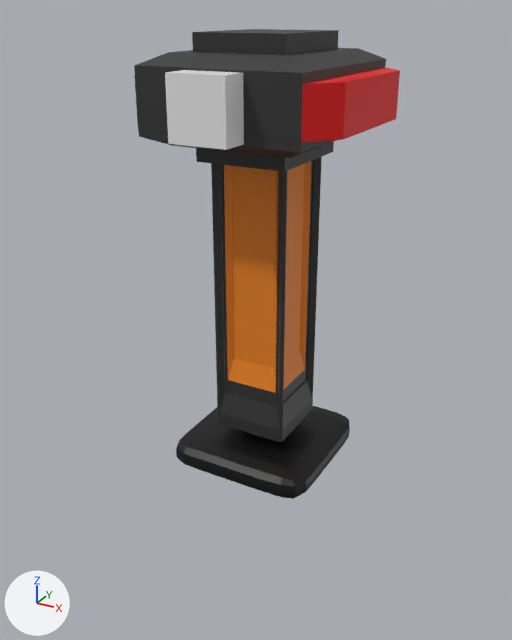
The FBX model Assets/EnemyModels/SecurityBot/SecurityLBot.fbx, before and after one commit.
One viewpoint serves both versions: a 50 mm lens placed at (2.02, -3.82, 2.14), pointed at (-0.01, -0.12, 0.29). The axes (+X, +Y, +Z) are drawn at lower left. The lights are the same throughout. Where no turn or scale is listed for an object, it has been applied to the vertices.

Before the edit, the objects in view are built like this:
```python
me_cube_001 = bpy.data.meshes.new('Cube.001')
me_cube_001.from_pydata(...)  # 140 vertices, 132 faces; spans x -0.25..0.25, y -0.25..0.25, z -1.4..1.23
# faces by material slot: [107, 25]
me_cube_001.materials.append(mat_material_001)  # black #313131
me_cube_001.materials.append(mat_material_005)  # orange #e7821c
me_cube_006 = bpy.data.meshes.new('Cube.006')
me_cube_006.from_pydata(...)  # 88 vertices, 74 faces; spans x -0.5..0.65, y -0.18..1.35, z -0.35..0.35
# faces by material slot: [52, 10, 12]
me_cube_006.materials.append(mat_material_001)  # black #313131
me_cube_006.materials.append(mat_material_002)  # red #e70000
me_cube_006.materials.append(mat_material_003)  # white #e7e7e7
me_mesh = bpy.data.meshes.new('Mesh')
me_mesh.from_pydata(...)  # 258 vertices, 256 faces; spans x -1.0..1.0, y -1.0..1.0, z -1.0..1.0
me_mesh.materials.append(mat_material_004)  # black #000000
ob_body = bpy.data.objects.new('Body', me_cube_001)
ob_body.location = (0.0, 0.0, 0.736)
ob_lasergun = bpy.data.objects.new('LaserGun', me_cube_006)
ob_lasergun.location = (0.0, -0.591, 1.67)
ob_wheels = bpy.data.objects.new('Wheels', me_mesh)
ob_wheels.location = (0.0, 0.0, -0.682)
ob_wheels.rotation_euler = (0.0, 0.0, -3.142)  # degrees (0, 0, -180)
ob_wheels.scale = (-0.5, -0.5, -0.0931)
```
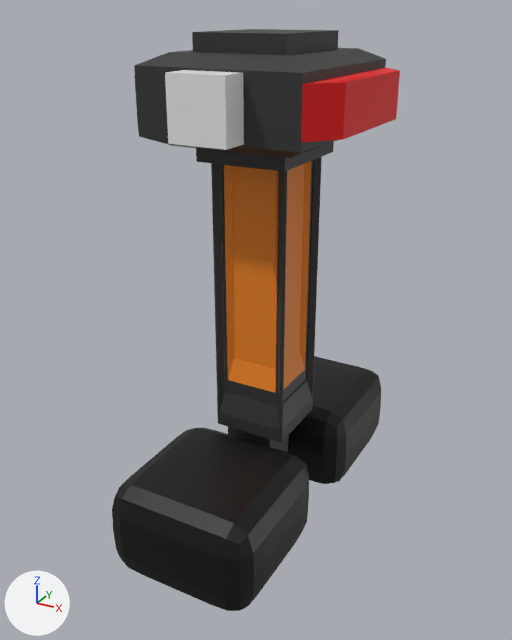
Changed parts and their boxes [x1, y1, x2, y2] in the pictures (512 x 640 px):
```json
{"object": "Wheels", "change": "moved, rescaled", "before": [176, 406, 350, 499], "after": [112, 428, 309, 611]}
{"object": "Wheels.001", "change": "added", "after": [228, 356, 381, 484], "on screen": "black"}
{"object": "Cube", "change": "added", "after": [272, 435, 289, 452]}
```

Edits to the scene script, one JSON object a line:
```json
{"op": "add", "block": "mat_material_006", "code": ["mat_material_006 = principled_material('Material.006')", "mat_material_006.base_color = (0.0, 0.0, 0.0)  # black #000000"]}
{"op": "add", "block": "me_mesh_001", "code": ["me_mesh_001 = bpy.data.meshes.new('Mesh.001')", "me_mesh_001.from_pydata(...)  # 258 vertices, 256 faces; spans x -1.0..1.0, y -1.0..1.0, z -1.0..1.0", "me_mesh_001.materials.append(mat_material_006)  # black #000000"]}
{"op": "add", "block": "me_cube_002", "code": ["me_cube_002 = bpy.data.meshes.new('Cube.002')", "me_cube_002.from_pydata(...)  # a box spanning x -0.088..0.088, y -0.376..0.376, z -0.098..0.098", "me_cube_002.materials.append(mat_material_001)  # black #313131"]}
{"op": "set", "path": "ob_wheels.location", "old": "(0.0, 0.0, -0.682)", "new": "(0.0, -0.696, -0.836)"}
{"op": "set", "path": "ob_wheels.scale", "old": "(-0.5, -0.5, -0.0931)", "new": "(-0.5, -0.5, -0.325)"}
{"op": "add", "block": "ob_wheels_001", "code": ["ob_wheels_001 = bpy.data.objects.new('Wheels.001', me_mesh_001)", "ob_wheels_001.location = (0.0, 0.692, -0.836)", "ob_wheels_001.rotation_euler = (0.0, 0.0, -3.142)  # degrees (0, 0, -180)", "ob_wheels_001.scale = (-0.5, -0.5, -0.325)"]}
{"op": "add", "block": "ob_cube", "code": ["ob_cube = bpy.data.objects.new('Cube', me_cube_002)", "ob_cube.location = (0.0, -0.002, -0.767)"]}
```
